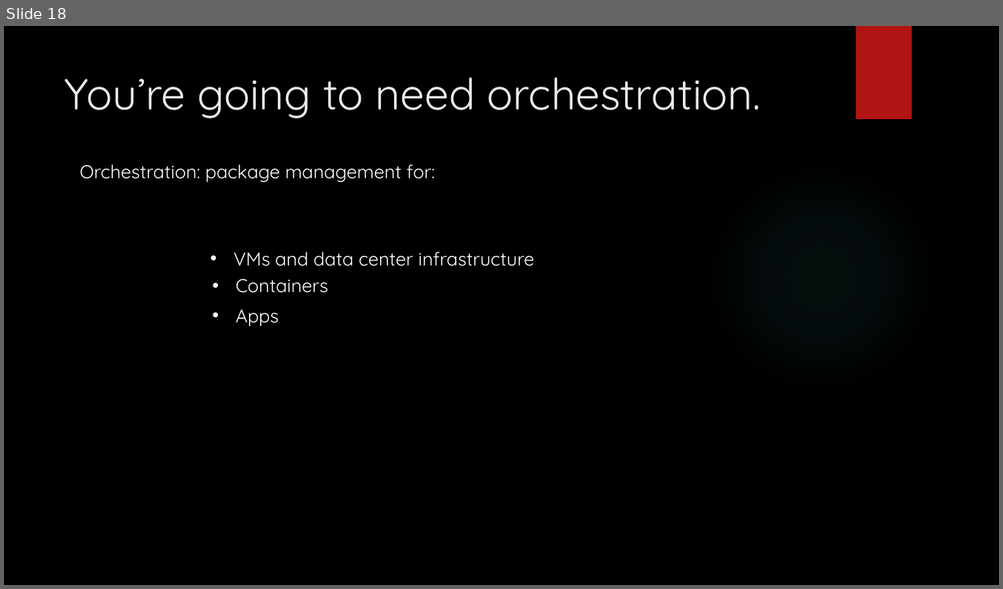
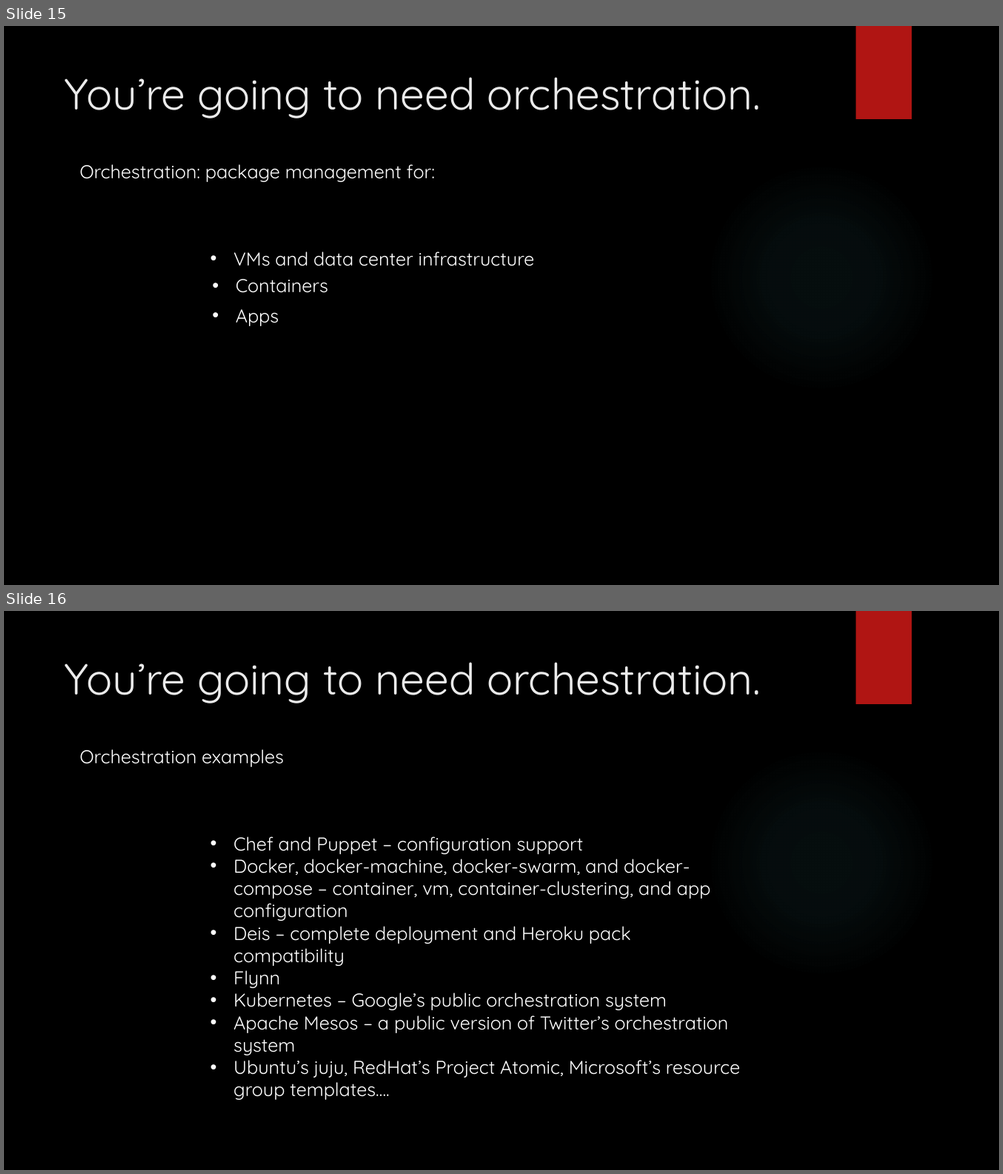
Before and after one commit to arif-aigonix/leap2015, a slide deck: Containers and Clusters in Azure.pptx. Shown one above the other, each under a label of ours: slide 18 before the commit, slides 15 and 16 after it. The pictures are 1003x589 and 1003x1174 pixels, drawn with LibreOffice and Linux fonts; fonts in the diff are those of the drawing; background and template pictures are left out. Boxes give left, top, right and bottom in pixels: in the first picture for what was removed or moved away, otherwise in the second. Text is boxed around its words. In the diff, an @@ line names an element or a change of style, - is before the commit and + after.

```diff
--- a/Containers and Clusters in Azure.pptx
+++ b/Containers and Clusters in Azure.pptx
@@ slide 16 added at (4, 611, 999, 1170), background picture (left out); not listed: 3 template elements that a slide beside it also shows @@
@@ title added at (64, 662, 761, 703), 42 pt, text #EBEBEB @@
+You’re going to need orchestration.
@@ text added at (79, 749, 284, 767), 18 pt, text #FFFFFF @@
+Orchestration examples
@@ text added at (233, 837, 740, 1100), 18 pt, text #FFFFFF @@
+• Chef and Puppet – configuration support
+• Docker, docker-machine, docker-swarm, and docker-compose – container, vm, container-clustering, and app configuration
+• Deis – complete deployment and Heroku pack compatibility
+• Flynn
+• Kubernetes – Google’s public orchestration system
+• Apache Mesos – a public version of Twitter’s orchestration system
+• Ubuntu’s juju, RedHat’s Project Atomic, Microsoft’s resource group templates….
@@ what was slide 18 is now slide 15 @@
```
Also in this commit, not shown: 2 other slides added, 3 slides removed, 3 other files.
